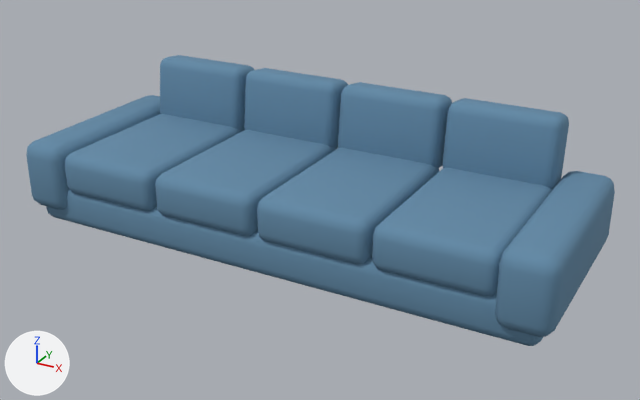
A saved change to the glTF model public/models/furniture/low-modular-sofa.glb.
Rendered twice from a 50 mm camera at (2.03, -3.55, 2.0) aimed at (0.09, -0.02, 0.23). Lighting does not change. The marker at lower left points along +X, +Y and +Z. The picture after the commit comes second.

Objects in the first picture: 'low-modular-sofa'.
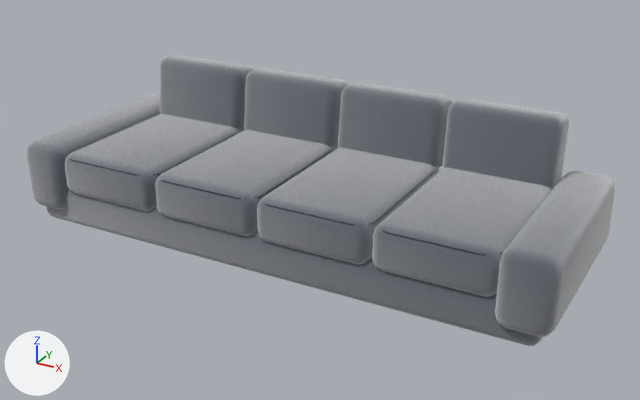
Changed parts and their boxes (x1, y1, x2, y2) in the pictures (640 x 400 px):
'low-modular-sofa', surface changed: (26, 55, 615, 346) in both

The change, as a list of edits to the scene's bpy script:
```text
Add img_material_chenille_orm:
    img_material_chenille_orm = load_image('material-chenille-orm', '_unpacked/material-chenille-orm', 1024, 1024, 'Non-Color')
Add img_material_chenille_color:
    img_material_chenille_color = load_image('material-chenille-color', '_unpacked/material-chenille-color', 1024, 1024, 'sRGB')
Add img_material_chenille_normal:
    img_material_chenille_normal = load_image('material-chenille-normal', '_unpacked/material-chenille-normal', 1024, 1024, 'Non-Color')
Change mat_upholstery_textured:
    remove # nodes: BsdfPrincipled, OutputMaterial
    remove # colours: blue #6189a6
    nodes: BsdfPrincipled, Mix, NormalMap, OutputMaterial, SeparateColor, TexImage x3
    colours: dark blue #293f59
    uses the picture img_material_chenille_color
    uses the picture img_material_chenille_normal
    uses the picture img_material_chenille_orm
```
